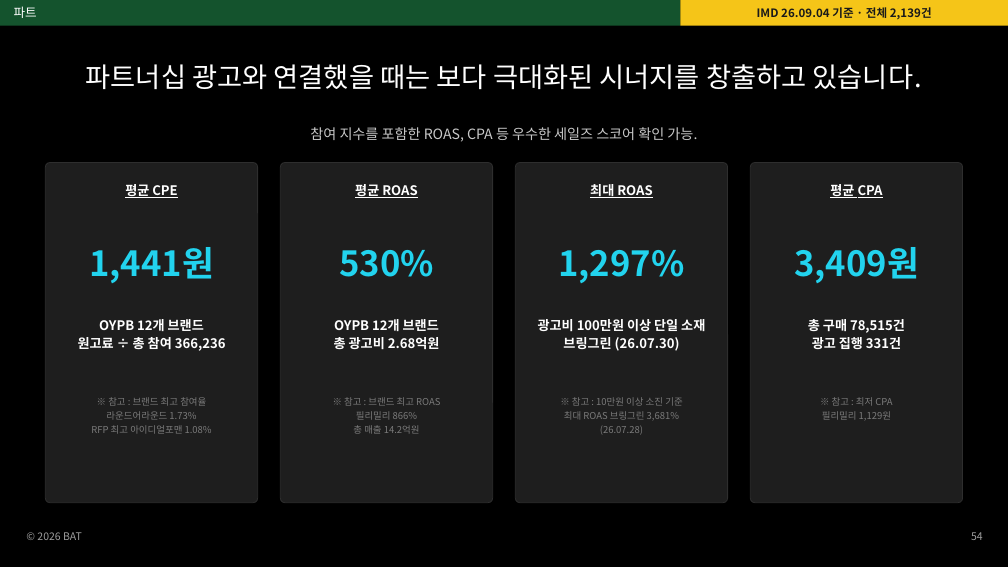
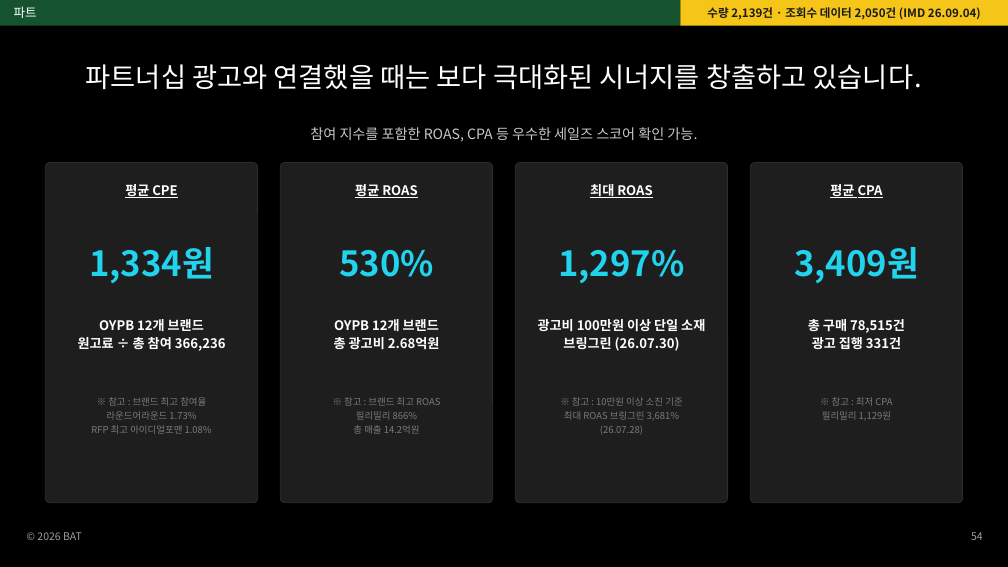
Before and after one commit to bat-han-26/-_oy, a slide deck: slide 2 of reports/ppt/올리브영_PB_UGC_시딩_성과_3P.pptx. Drawn at 1008x567 pixels with LibreOffice and Linux fonts; fonts in the diff are those of the drawing. Boxes give left, top, right and bottom in pixels: in the first picture for what was removed or moved away, otherwise in the second. Text is boxed around its words. In the diff, an @@ line names an element or a change of style, - is before the commit and + after.

```diff
--- a/reports/ppt/올리브영_PB_UGC_시딩_성과_3P.pptx
+++ b/reports/ppt/올리브영_PB_UGC_시딩_성과_3P.pptx
@@ text at (x1=707, y1=7, x2=981, y2=20): text changed @@
-IMD 26.09.04 기준 · 전체 2,139건
+수량 2,139건 · 조회수 데이터 2,050건 (IMD 26.09.04)
@@ text at (x1=89, y1=247, x2=214, y2=283): text changed @@
-1,441원
+1,334원
```
Also in this commit, not shown: 2 other slides changed, 4 other files.
